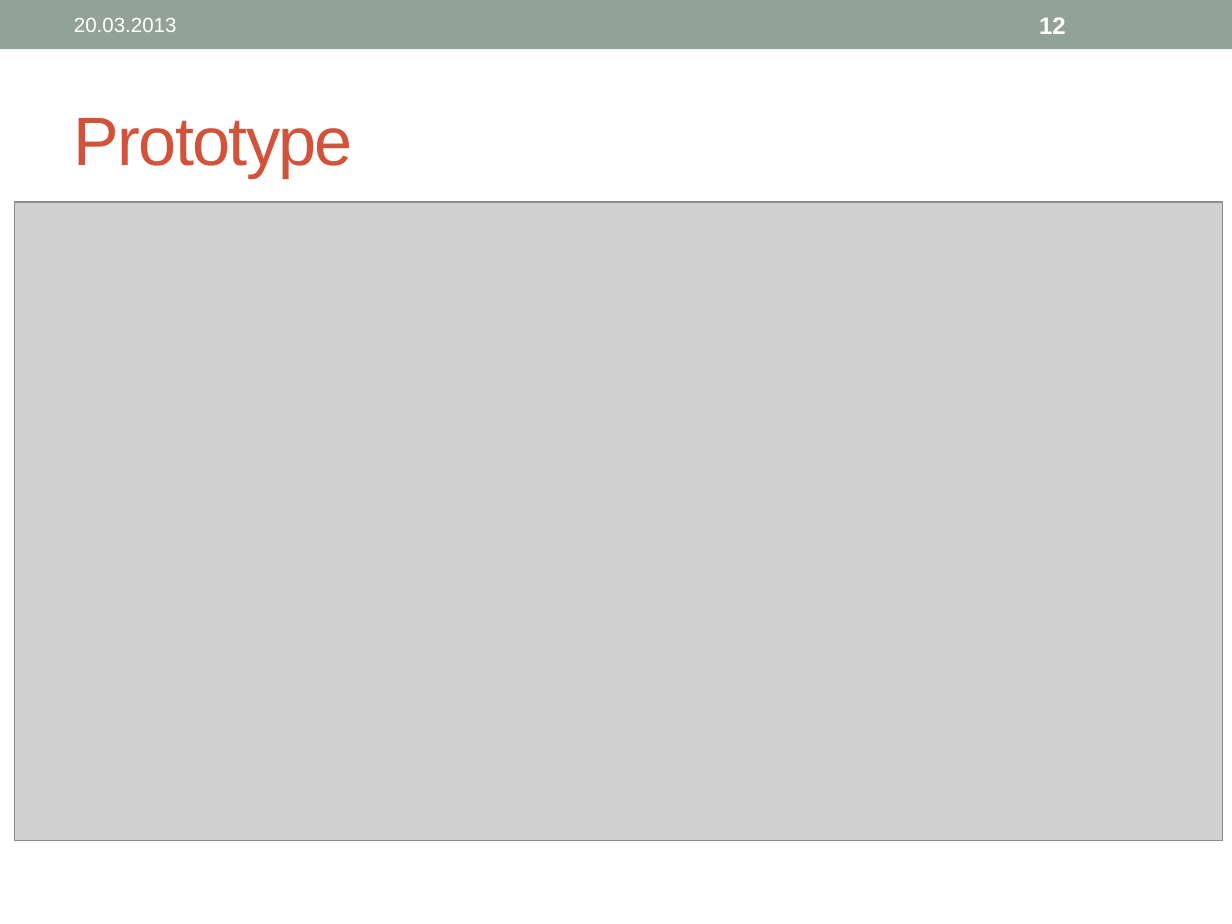
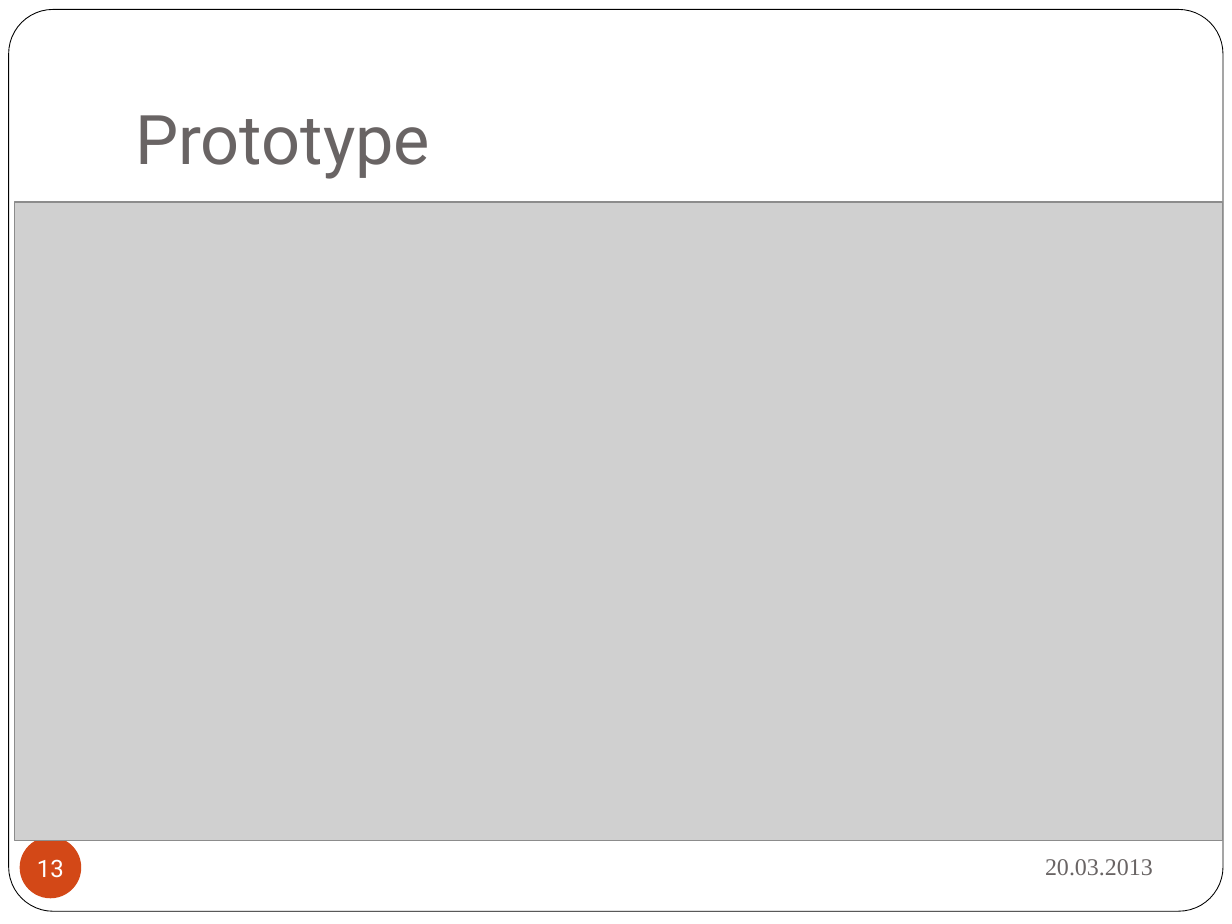
Before and after one commit to boebu/ch.bfh.bti7081.s2013.yellow, a slide deck: slide 13 of ch.bfh.bti7081.s2013.yellow/doc/cs1_task03/task1_3_presentation.pptx (slide 12 before the commit). Drawn at 1232x924 pixels with LibreOffice and Linux fonts; fonts in the diff are those of the drawing; grey boxes stand for pictures. Boxes give left, top, right and bottom in pixels: in the first picture for what was removed or moved away, otherwise in the second. Text is boxed around its words. In the diff, an @@ line names an element or a change of style, - is before the commit and + after.

```diff
--- a/ch.bfh.bti7081.s2013.yellow/doc/cs1_task03/task1_3_presentation.pptx
+++ b/ch.bfh.bti7081.s2013.yellow/doc/cs1_task03/task1_3_presentation.pptx
@@ rectangle removed at (0,0,1232,49) @@
@@ rounded rectangle added at (9,10,1223,912), fill #FFFFFF, outline #000000 0.5 pt @@
@@ page number removed at (1039,17,1066,34) @@
-12
@@ title "Prototype": place and size @@
-title "Prototype" at (74,118,353,178)
+title "Prototype" at (135,115,430,179)
@@ title "Prototype" at (135,115,430,179): font Arial to Roboto, text colour #D2533C to #696464, letter spacing -1 to 0 pt; vertical alignment middle to bottom @@
@@ page number added at (20,837,81,898), fill #D34817, 14 pt, text #FFFFFF @@
+13
@@ text "20.03.2013": place and size @@
-text "20.03.2013" at (74,18,177,32)
+text "20.03.2013" at (1045,859,1153,876)
@@ text "20.03.2013" at (1045,859,1153,876): size 12 to 14 pt, font Arial to Times New Roman, text colour #FFFFFF to #696464; alignment left to right @@
```
Also in this commit, not shown: 12 other slides changed, 3 slides added.
